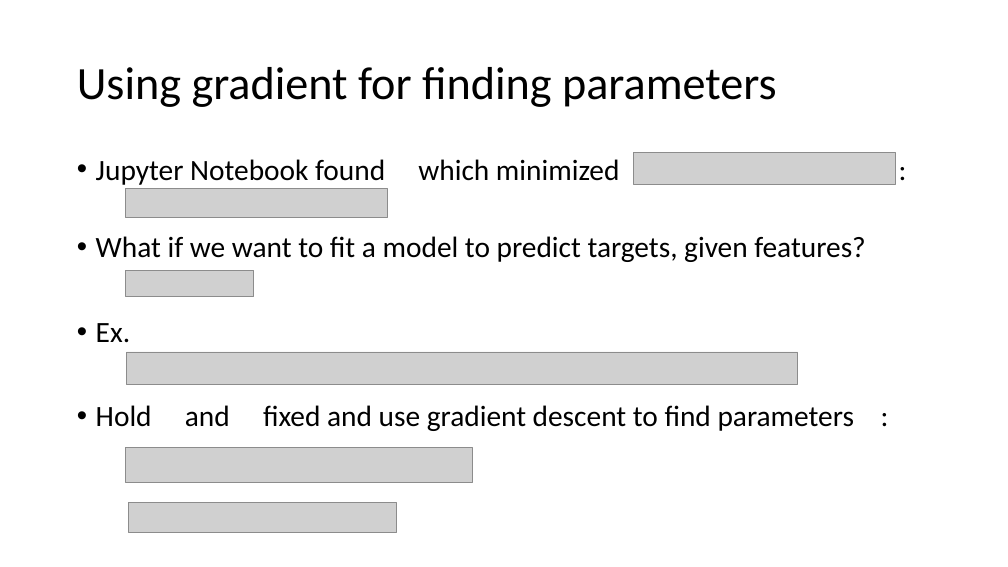
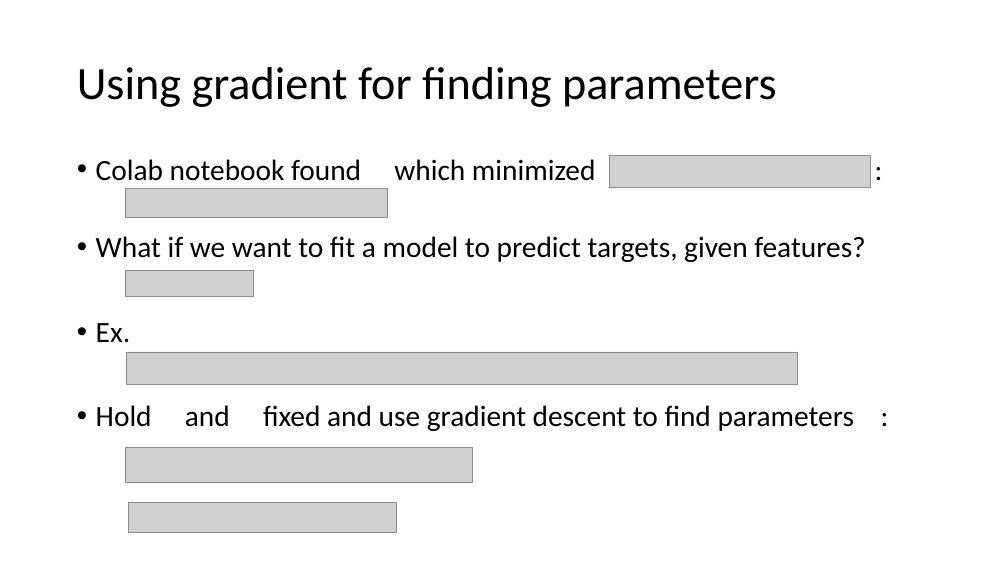
Before and after one commit to fborrasumh/intro, a slide deck: slide 5 of 5-Backpropagation/gradient_based_optimization.pptx. Drawn at 1008x567 pixels with LibreOffice and Linux fonts; fonts in the diff are those of the drawing; grey boxes stand for pictures; background and template pictures are left out. Boxes give left, top, right and bottom in pixels: in the first picture for what was removed or moved away, otherwise in the second. Text is boxed around its words. In the diff, an @@ line names an element or a change of style, - is before the commit and + after.

```diff
--- a/5-Backpropagation/gradient_based_optimization.pptx
+++ b/5-Backpropagation/gradient_based_optimization.pptx
@@ text at box(96, 159, 596, 181): text changed @@
-• Jupyter Notebook found which minimized :
+• Colab notebook found which minimized :
@@ picture: place and size @@
-picture at box(634, 153, 895, 185)
+picture at box(609, 156, 870, 188)
```
Also in this commit, not shown: 1 other file.
